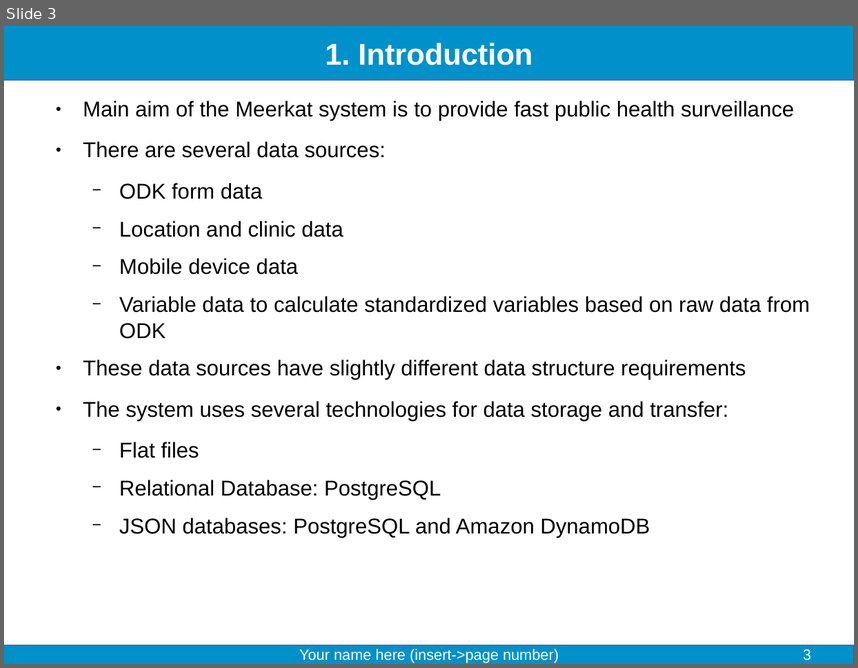
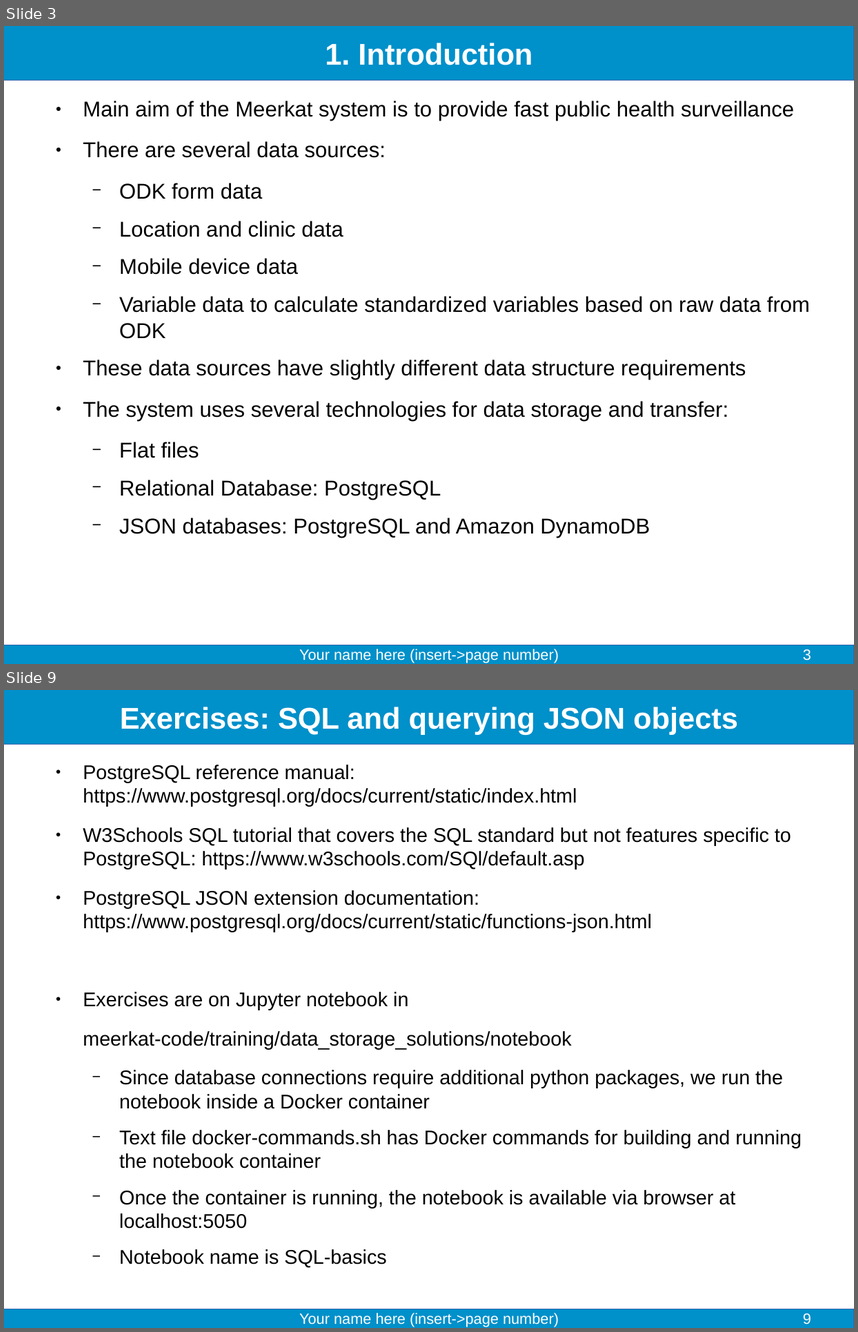
Before and after one commit to fjelltopp/training, a slide deck: data_storage_solutions/Data storage solutions.odp. Shown one above the other, each under a label of ours: slide 3 before the commit, slides 3 and 9 after it; the slides between them are not shown. The pictures are 858x668 and 858x1332 pixels, drawn with LibreOffice and Linux fonts; fonts in the diff are those of the drawing. Boxes give left, top, right and bottom in pixels: in the first picture for what was removed or moved away, otherwise in the second. Text is boxed around its words. In the diff, an @@ line names an element or a change of style, - is before the commit and + after.

Commit message:
Add data storage solutions exercises and system exercises

```diff
--- a/data_storage_solutions/Data storage solutions.odp
+++ b/data_storage_solutions/Data storage solutions.odp
@@ slide 9 added at (4, 690, 854, 1328), background #FFFFFF; not listed: 2 template elements that a slide beside it also shows @@
@@ title added at (120, 707, 738, 735), 28 pt, text #FFFFFF, bold @@
+Exercises: SQL and querying JSON objects
@@ text added at (83, 765, 802, 1268), 18.5 pt, text #000000 @@
+● PostgreSQL reference manual: https://www.postgresql.org/docs/current/static/index.html
+● W3Schools SQL tutorial that covers the SQL standard but not features specific to PostgreSQL: https://www.w3schools.com/SQl/default.asp
+● PostgreSQL JSON extension documentation: https://www.postgresql.org/docs/current/static/functions-json.html
+● Exercises are on Jupyter notebook in
+meerkat-code/training/data_storage_solutions/notebook
+  − Since database connections require additional python packages, we run the notebook inside a Docker container
+  − Text file docker-commands.sh has Docker commands for building and running the notebook container
+  − Once the container is running, the notebook is available via browser at localhost:5050
+  − Notebook name is SQL-basics
@@ text added at (299, 1312, 559, 1326), 14 pt, text #FFFFFF @@
+Your name here (insert->page number)
@@ page number added at (803, 1313, 811, 1324), 14 pt, text #FFFFFF @@
+9
```
Also in this commit, not shown: 6 slides changed, 2 other slides added, 10 other files.
